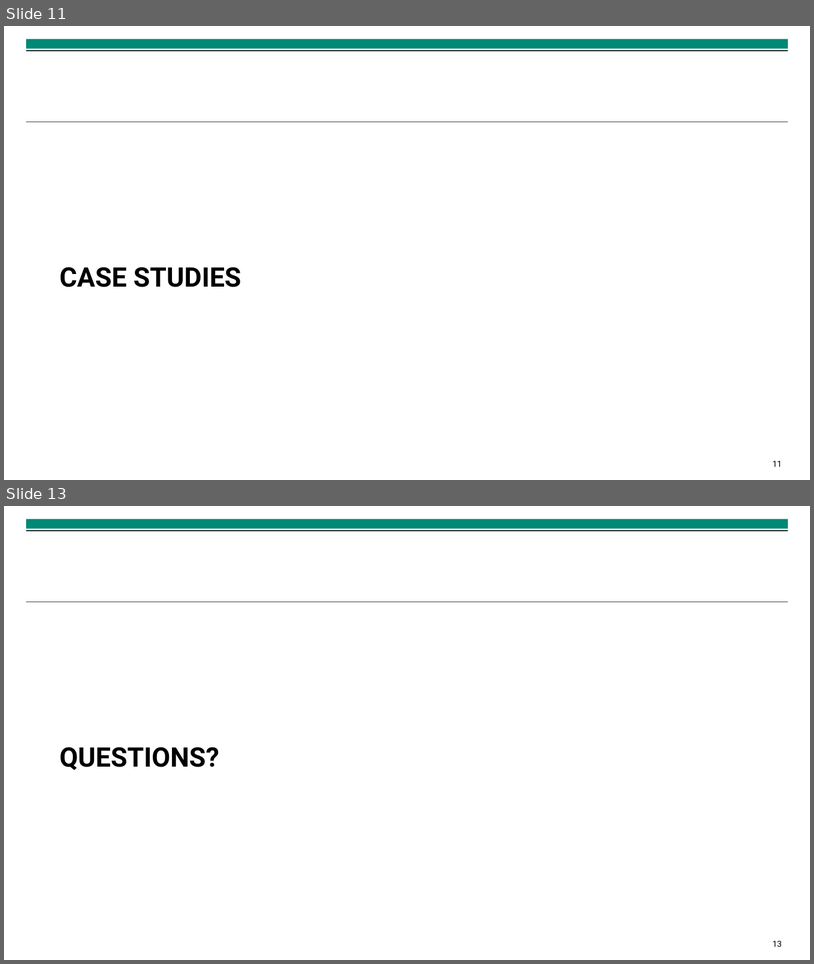
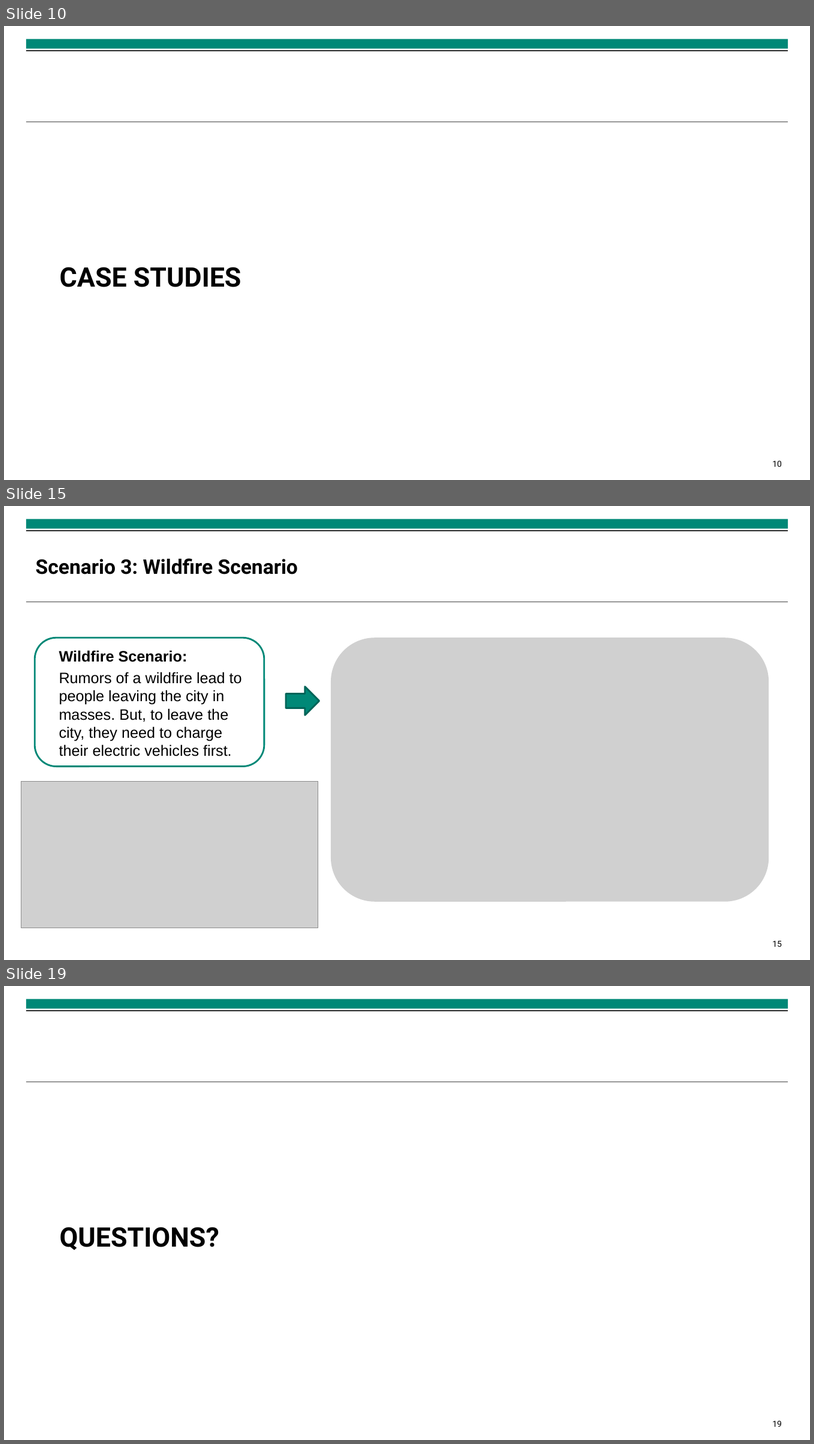
Before and after one commit to isabella-grieser/Modeling-and-Monitoring-Social-Media-Dynamics-to-predict-Electricity-Demand-Peaks, a slide deck: presentations/Finale Präsentation.pptx. Shown one above the other, each under a label of ours: slides 11 and 13 before the commit, slides 10, 15 and 19 after it; the slides between them are not shown. The pictures are 814x964 and 814x1444 pixels, drawn with LibreOffice and Linux fonts; fonts in the diff are those of the drawing; grey boxes stand for pictures; background and template pictures are left out. Boxes give left, top, right and bottom in pixels: in the first picture for what was removed or moved away, otherwise in the second. Text is boxed around its words. In the diff, an @@ line names an element or a change of style, - is before the commit and + after.

```diff
--- a/presentations/Finale Präsentation.pptx
+++ b/presentations/Finale Präsentation.pptx
@@ slide 15 added at (4,506,810,960), background #FFFFFF; not listed: 4 template elements that a slide beside it also shows @@
@@ title added at (36,558,298,574), 24 pt, text #000000, bold @@
+Scenario 3: Wildfire Scenario
@@ rounded rectangle added at (35,638,265,767), fill #FFFFFF, outline #008877 2 pt, 18 pt, text #000000 @@
+Wildfire Scenario:
+Rumors of a wildfire lead to people leaving the city in masses. But, to leave the city, they need to charge their electric vehicles first.
@@ picture added at (331,638,769,901) @@
@@ right arrow added at (286,686,319,715), fill #008877, outline #006558 2 pt @@
@@ picture added at (21,781,318,928) @@
@@ what was slide 11 is now slide 10 @@
@@ page number at (773,460,782,466): text changed @@
-11
+10
@@ what was slide 13 is now slide 19 @@
@@ page number at (773,1420,782,1426): text changed @@
-13
+19
```
Also in this commit, not shown: 8 slides changed, 6 other slides added, 1 slide removed, 21 other files.
